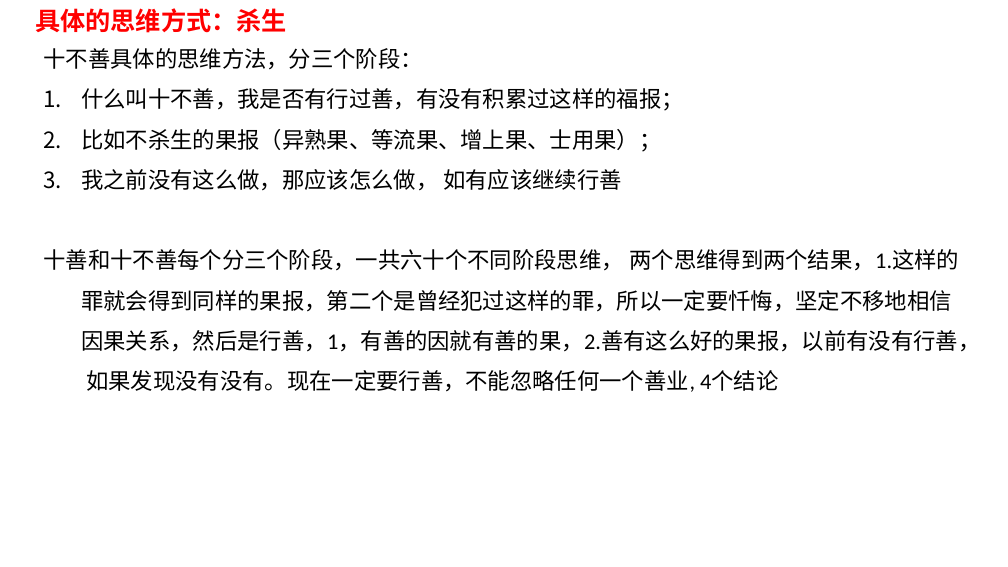
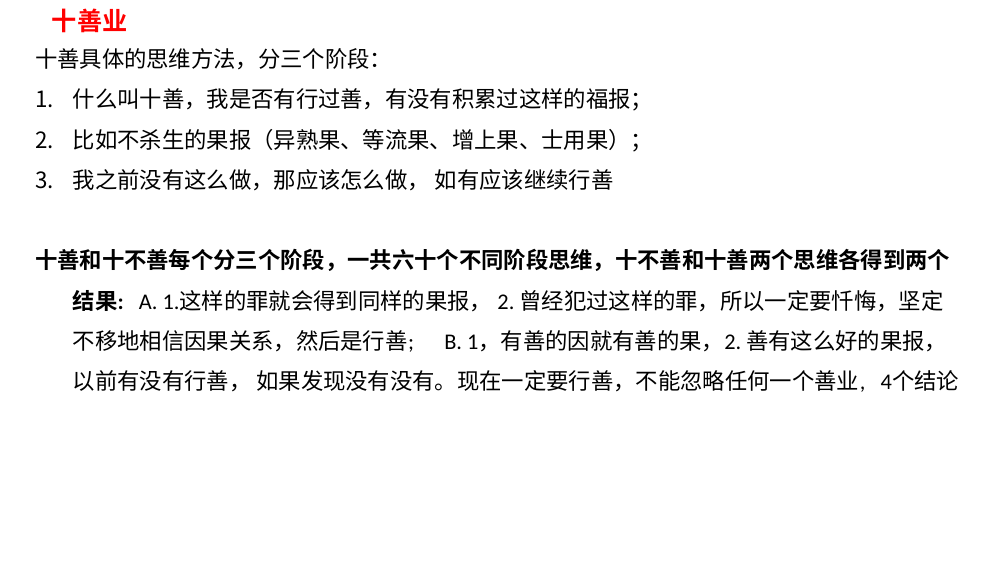
Before and after one commit to huidengvan/site1, a slide deck: slide 7 of static/f/up/因果不虚16.pptx. Drawn at 1008x567 pixels with LibreOffice and Linux fonts; fonts in the diff are those of the drawing; background and template pictures are left out. Boxes give left, top, right and bottom in pixels: in the first picture for what was removed or moved away, otherwise in the second. Text is boxed around its words. In the diff, an @@ line names an element or a change of style, - is before the commit and + after.

```diff
--- a/static/f/up/因果不虚16.pptx
+++ b/static/f/up/因果不虚16.pptx
@@ text "十善具体的思维方法，分三个阶段：": place and size @@
-text "十善具体的思维方法，分三个阶段：" at bbox=[43, 48, 980, 392]
+text "十善具体的思维方法，分三个阶段：" at bbox=[35, 48, 959, 392]
@@ text removed at bbox=[35, 8, 287, 33] @@
-具体的思维方式：杀生
@@ text added at bbox=[52, 8, 128, 33], 18 pt, text #FF0000, bold @@
+十善业
@@ text at bbox=[35, 48, 653, 111]: text changed @@
-十不善具体的思维方法，分三个阶段：
-1. 什么叫十不善，我是否有行过善，有没有积累过这样的福报；
+十善具体的思维方法，分三个阶段：
+1. 什么叫十善，我是否有行过善，有没有积累过这样的福报；
@@ text at bbox=[35, 249, 959, 392]: text changed @@
-十善和十不善每个分三个阶段，一共六十个不同阶段思维， 两个思维得到两个结果，1.这样的罪就会得到同样的果报，第二个是曾经犯过这样的罪，所以一定要忏悔，坚定不移地相信因果关系，然后是行善，1，有善的因就有善的果，2.善有这么好的果报，以前有没有行善， 如果发现没有没有。现在一定要行善，不能忽略任何一个善业, 4个结论
+十善和十不善每个分三个阶段，一共六十个不同阶段思维，十不善和十善两个思维各得到两个结果: A. 1.这样的罪就会得到同样的果报， 2. 曾经犯过这样的罪，所以一定要忏悔，坚定不移地相信因果关系，然后是行善; B. 1，有善的因就有善的果，2. 善有这么好的果报，以前有没有行善， 如果发现没有没有。现在一定要行善，不能忽略任何一个善业, 4个结论
```
Also in this commit, not shown: 1 other slide changed, 1 other file.
